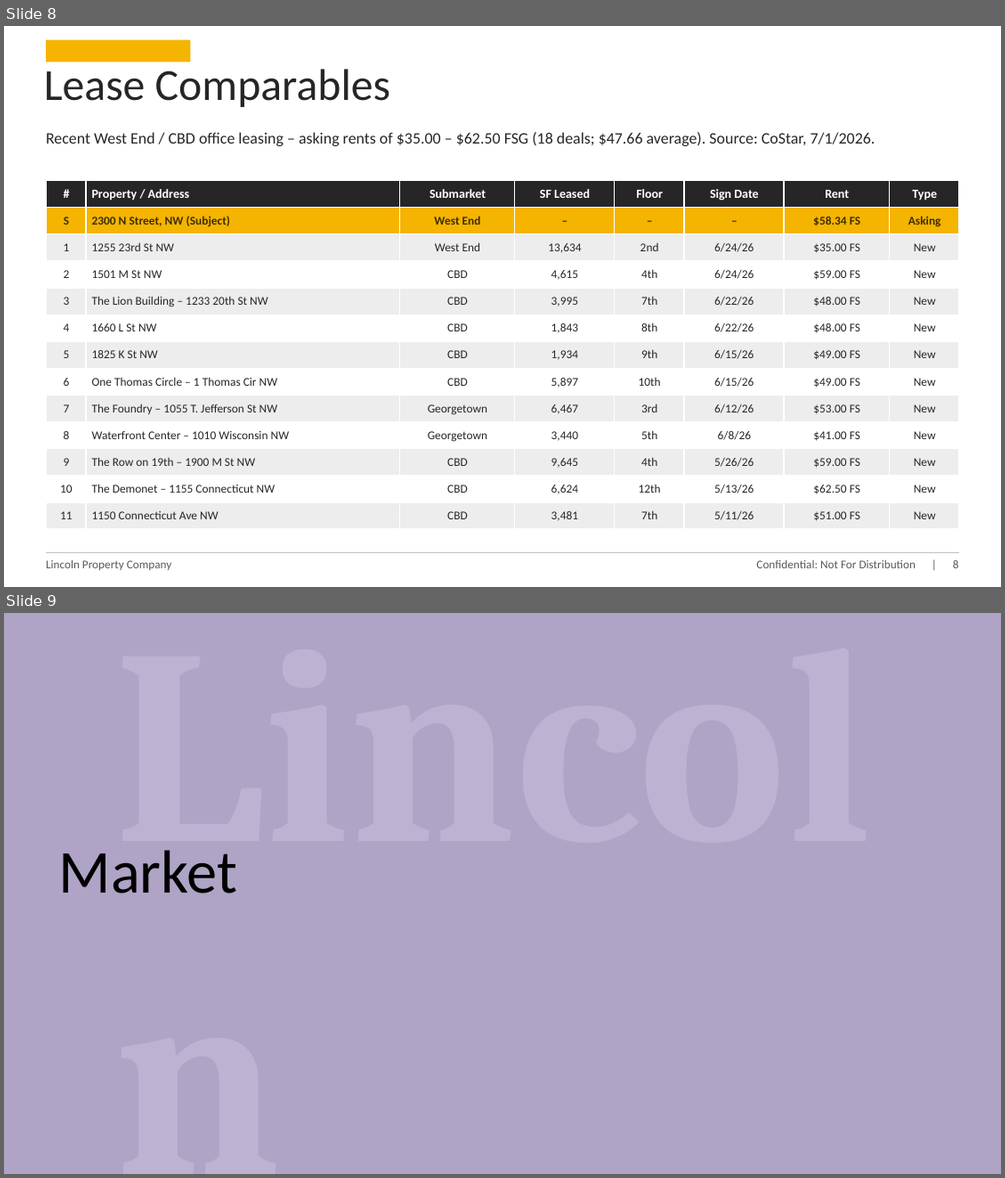
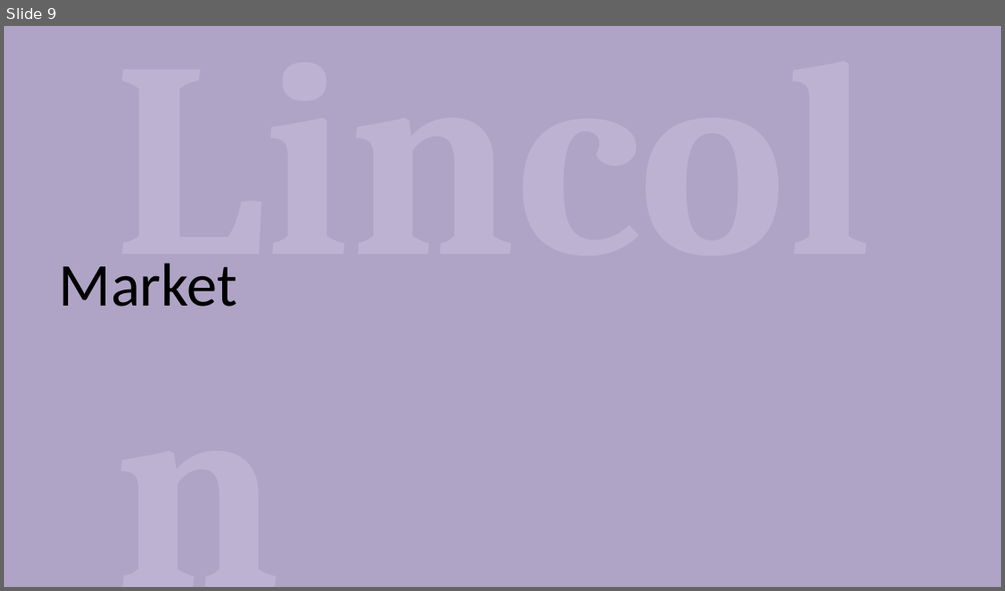
Before and after one commit to fredballs1115-ux/Underwrite-Copilot, a slide deck: equity-deck/2300_N_Street_NW_Investment_Overview.pptx. Shown one above the other, each under a label of ours: slides 8 and 9 before the commit, slide 9 after it. The pictures are 1005x1178 and 1005x591 pixels, drawn with LibreOffice and Linux fonts; fonts in the diff are those of the drawing. Boxes give left, top, right and bottom in pixels: in the first picture for what was removed or moved away, otherwise in the second. Text is boxed around its words. In the diff, an @@ line names an element or a change of style, - is before the commit and + after.

```diff
--- a/equity-deck/2300_N_Street_NW_Investment_Overview.pptx
+++ b/equity-deck/2300_N_Street_NW_Investment_Overview.pptx
@@ slide 8 removed at [4, 26, 1001, 587], background #FFFFFF @@
@@ rectangle removed at [46, 40, 190, 62] @@
@@ text removed at [44, 69, 390, 107] @@
-Lease Comparables
@@ text removed at [46, 132, 875, 146] @@
-Recent West End / CBD office leasing – asking rents of $35.00 – $62.50 FSG (18 deals; $47.66 average). Source: CoStar, 7/1/2026.
@@ table removed at [46, 181, 959, 530], 13 rows, 8 columns @@
-# | Property / Address | Submarket | SF Leased | Floor | Sign Date | Rent | Type
-S | 2300 N Street, NW (Subject) | West End | – | – | – | $58.34 FS | Asking
-1 | 1255 23rd St NW | West End | 13,634 | 2nd | 6/24/26 | $35.00 FS | New
-2 | 1501 M St NW | CBD | 4,615 | 4th | 6/24/26 | $59.00 FS | New
-3 | The Lion Building – 1233 20th St NW | CBD | 3,995 | 7th | 6/22/26 | $48.00 FS | New
-4 | 1660 L St NW | CBD | 1,843 | 8th | 6/22/26 | $48.00 FS | New
-5 | 1825 K St NW | CBD | 1,934 | 9th | 6/15/26 | $49.00 FS | New
-6 | One Thomas Circle – 1 Thomas Cir NW | CBD | 5,897 | 10th | 6/15/26 | $49.00 FS | New
-7 | The Foundry – 1055 T. Jefferson St NW | Georgetown | 6,467 | 3rd | 6/12/26 | $53.00 FS | New
-8 | Waterfront Center – 1010 Wisconsin NW | Georgetown | 3,440 | 5th | 6/8/26 | $41.00 FS | New
-9 | The Row on 19th – 1900 M St NW | CBD | 9,645 | 4th | 5/26/26 | $59.00 FS | New
-10 | The Demonet – 1155 Connecticut NW | CBD | 6,624 | 12th | 5/13/26 | $62.50 FS | New
-11 | 1150 Connecticut Ave NW | CBD | 3,481 | 7th | 5/11/26 | $51.00 FS | New
@@ elbow line removed from (46, 552) to (959, 552) @@
@@ text removed at [46, 560, 172, 570] @@
-Lincoln Property Company
@@ text removed at [756, 560, 959, 568] @@
-Confidential: Not For Distribution | 8
```
Also in this commit, not shown: 5 slides changed, 6 slides added, 2 other slides removed, 2 other files.
